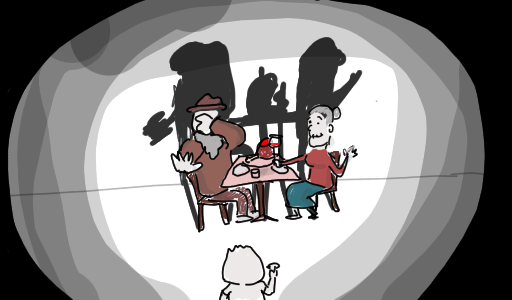
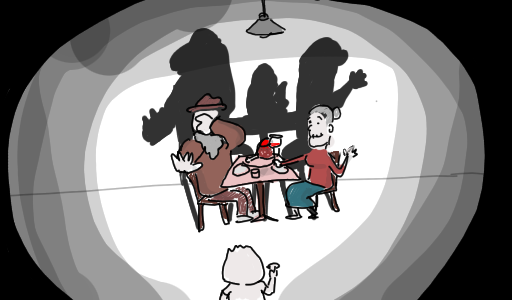
Two versions of the same layered image (512px x 300px). Layer-by-layer changes:
painted on "Malebene 10" over [192, 0, 314, 188]
painted on "Malebene 2" over [142, 0, 368, 188]
painted on "Malebene 5" over [142, 64, 368, 188]
painted on "Malebene 1" over [142, 0, 368, 188]
painted on "Malebene 7" over [142, 0, 368, 188]
